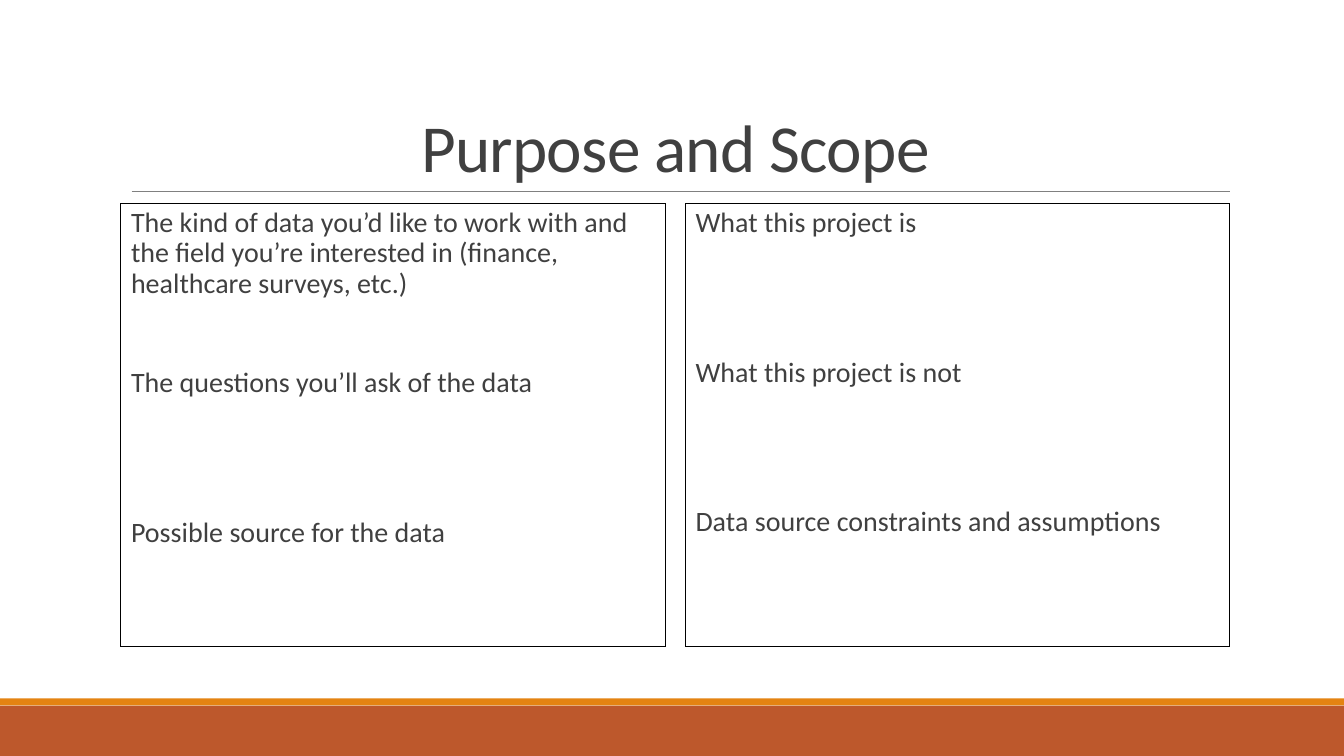
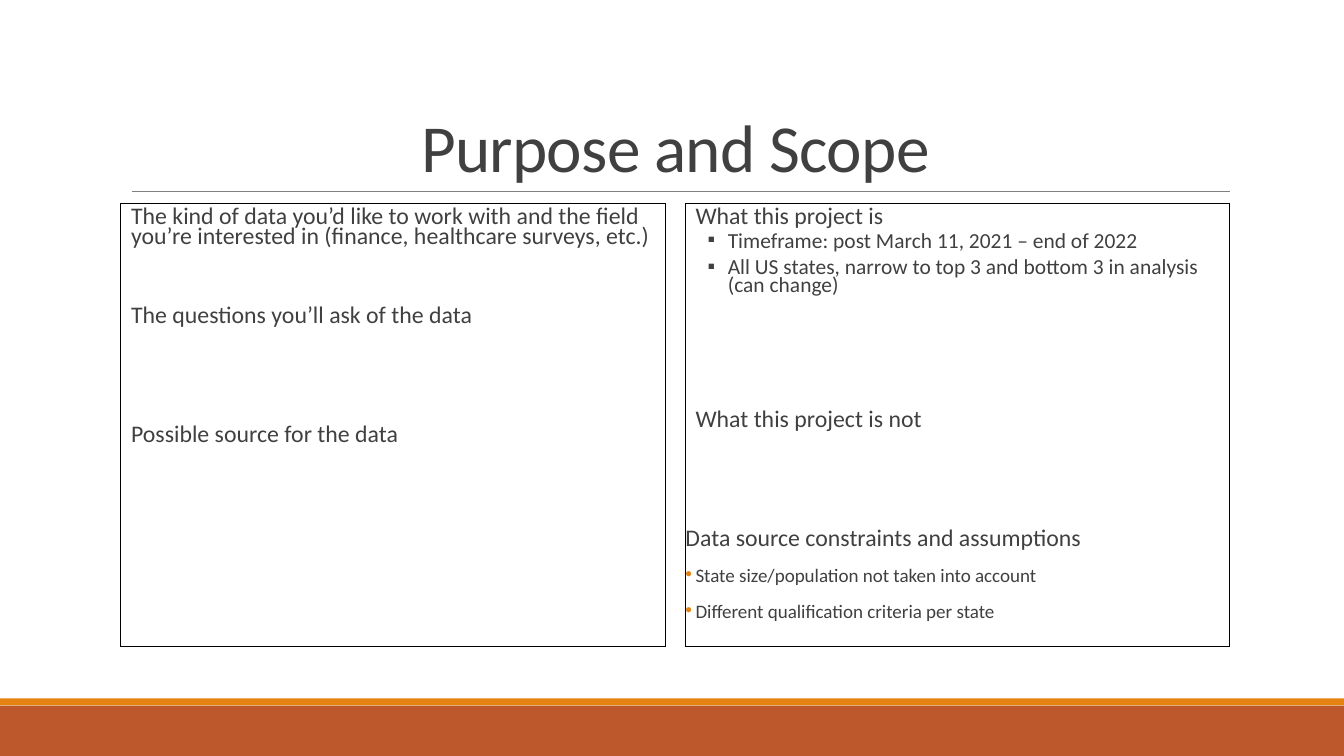
Before and after one commit to Evdawg/Project_1_Covid_Data, a slide deck: slide 2 of Project notes.pptx. Drawn at 1344x756 pixels with LibreOffice and Linux fonts; fonts in the diff are those of the drawing. Boxes give left, top, right and bottom in pixels: in the first picture for what was removed or moved away, otherwise in the second. Text is boxed around its words. In the diff, an @@ line names an element or a change of style, - is before the commit and + after.

```diff
--- a/Project notes.pptx
+++ b/Project notes.pptx
@@ text "The kind of data you’d ..." at [121, 204, 665, 647]: size 20 to 17 pt; line spacing 0.9 to 0.7 @@
@@ text at [685, 207, 1081, 553]: size 20 to 17 pt in "What this project is", "What this project is not", "Data source constraints and assumptions"; line spacing 0.9 to 0.7; bullet   to none @@
@@ text at [728, 233, 1198, 296]: paragraphs added @@
+  ▪ Timeframe: post March 11, 2021 – end of 2022
+  ▪ All US states, narrow to top 3 and bottom 3 in analysis (can change)
@@ text at [696, 568, 1036, 621]: paragraphs added @@
+• State size/population not taken into account
+• Different qualification criteria per state
```
Also in this commit, not shown: 1 other slide changed, 5 slides added.
